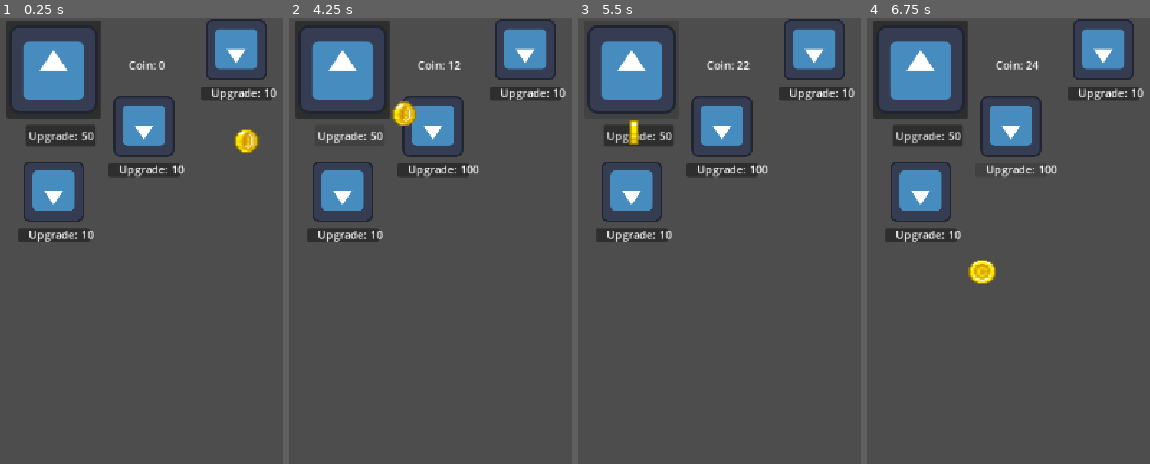
Above: before the commit, frames 1-4 (left to right).
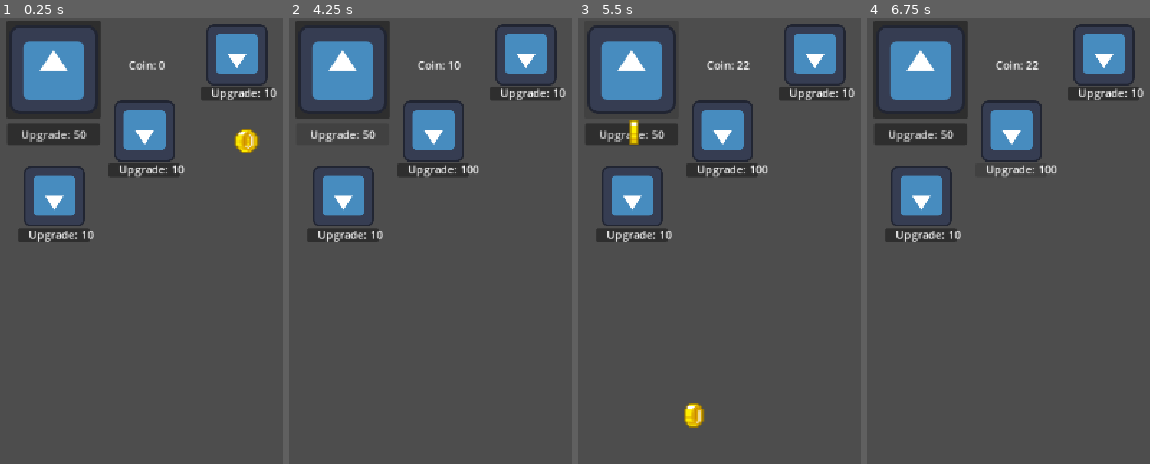
Above: after the commit, the same moments.

Repository: multii-RC/Clicker-Game-Real
Game: Godot game, scene res://Scenes/GameScene1.tscn
Same seed, same stepped clock (60 frames per second), same inputs: the game is played once before the commit and once after it. The project has no main scene, so this scene is started directly. The engine's default icon, where the game draws it, is replaced by a stand-in: a white triangle on a blue panel in a dark square.
Inputs (mouse positions are in pixels of both pictures, inside the frame that each line leads up to):
- Up to frame 1 (0.25 s): no input
- Up to frame 2 (4.25 s): click (342, 71) at 0.5 s; click "Upgrade: 50" at 1.25 s; click (433, 169) at 2.02 s; click (342, 71) at 2.75 s; click "Upgrade: 50" at 3.5 s
- Up to frame 3 (5.5 s): click (722, 169) at 4.27 s; click (631, 71) at 5 s
- Up to frame 4 (6.75 s): click "Upgrade: 50" at 5.75 s; click (1011, 169) at 6.52 s

The runs differ from the first frame. In frame 1, 3.6% of the frame differs, in the area x 2-95%, y 0-47%; in frame 2, 3.7%; in frame 3, 3.9%; in frame 4, 4.1%, in the area x 2-95%, y 0-60%.

Commit message:
Passive generator timer scaling through variable

Diff:
--- a/Scenes/GameScene1.tscn
+++ b/Scenes/GameScene1.tscn
@@ -36,6 +36,7 @@
 [node name="Passive Generator" parent="." unique_id=622182275 node_paths=PackedStringArray("Game") instance=ExtResource("3_heejh")]
 layout_mode = 1
 Game = NodePath("..")
+timeInterval = 2.5
 
 [node name="Passive Generator2" parent="." unique_id=588450597 node_paths=PackedStringArray("Game") instance=ExtResource("3_heejh")]
 layout_mode = 1
@@ -44,6 +45,7 @@
 offset_right = -1008.0
 offset_bottom = -292.0
 Game = NodePath("..")
+timeInterval = 1.0
 
 [node name="Passive Generator3" parent="." unique_id=1285935763 node_paths=PackedStringArray("Game") instance=ExtResource("3_heejh")]
 layout_mode = 1
@@ -52,6 +54,7 @@
 offset_right = -745.0
 offset_bottom = -496.0
 Game = NodePath("..")
+timeInterval = 5.0
 
 [connection signal="ClickerSignal" from="ClickerButton" to="." method="_on_clicker_signal"]
 [connection signal="CoinGenerated" from="Passive Generator" to="." method="_on_coin_generated"]
--- a/Scenes/clicker_button.tscn
+++ b/Scenes/clicker_button.tscn
@@ -14,10 +14,10 @@
 
 [node name="UpgradeButton" type="Button" parent="." unique_id=2096028657]
 layout_mode = 0
-offset_left = 28.0
-offset_top = 150.0
-offset_right = 109.0
-offset_bottom = 181.0
+offset_left = 1.0
+offset_top = 148.0
+offset_right = 135.0
+offset_bottom = 179.0
 text = "Upgrade:"
 
 [node name="RigidBody2D" parent="." unique_id=2136376879 instance=ExtResource("3_eiqog")]
--- a/Scenes/passive_generator.tscn
+++ b/Scenes/passive_generator.tscn
@@ -17,16 +17,11 @@
 script = ExtResource("1_oa0t0")
 
 [node name="TextureRect" type="TextureRect" parent="." unique_id=1796904039]
-layout_mode = 1
-anchors_preset = -1
-anchor_left = 0.63600004
-anchor_top = -0.96400005
-anchor_right = 0.63600004
-anchor_bottom = -0.96400005
-offset_left = -43.92401
-offset_top = -44.016
-offset_right = 44.07599
-offset_bottom = 43.984
+layout_mode = 0
+offset_left = 90.0
+offset_top = -91.0
+offset_right = 178.07599
+offset_bottom = -2.9240112
 texture = ExtResource("2_2lm5m")
 expand_mode = 5
 flip_v = true
@@ -55,5 +50,12 @@
 offset_bottom = 22.0
 text = "Upgrade:"
 
+[node name="CoinSpawn" type="Control" parent="." unique_id=10665723]
+anchors_preset = 0
+offset_left = 132.0
+offset_top = -53.0
+offset_right = 172.0
+offset_bottom = -13.0
+
 [connection signal="pressed" from="PassiveUpgradeButton" to="." method="_on_upgrade_button_pressed"]
 [connection signal="timeout" from="Timer" to="." method="_on_timer_timeout"]
--- a/Scripts/GameManager.gd
+++ b/Scripts/GameManager.gd
@@ -38,6 +38,7 @@
 	#ClickerStrength = ClickerStrength * 2
 ## Moved to Clicker
 
+
 #func _on_passive_upgrade_button_pressed() -> void:
 	#print("Passive Upgrade Pressed")
 	# Check Cost
@@ -46,7 +47,7 @@
 		#coin = coin - PassiveCost
 		#PassiveCost = PassiveCost * 10
 	# If have money: Double strength, Raise price
-
+	## Moved to passive
 
 
 #func _on_timer_timeout() -> void:
@@ -54,7 +55,7 @@
 	# Emit Signal
 	#coin += PassiveStrength
 	# Effects (Coin, Sound)
-
+	## Moved to passive
 
 func _on_coin_generated(PassiveStrength) -> void:
 	coin = coin + PassiveStrength
--- a/Scripts/clicker_button.gd
+++ b/Scripts/clicker_button.gd
@@ -19,6 +19,7 @@
 func _on_upgrade_button_pressed() -> void:
 	print("Upgrade Pressed")
 	if Game.coin >= ClickerStrength * 5:
+		## this not a UI thing?
 		Game.coin = Game.coin - ClickerStrength * 5
 		ClickerStrength = ClickerStrength * 2
 
--- a/Scripts/passive_generator.gd
+++ b/Scripts/passive_generator.gd
@@ -12,10 +12,13 @@
 
 @export var Game: Node
 
+@export var timeInterval: float
+
 # Called when the node enters the scene tree for the first time.
 func _ready() -> void:
 	PassiveCost = 10
 	PassiveStrength = 0
+	$Timer.wait_time = timeInterval
 
 
 # Called every frame. 'delta' is the elapsed time since the previous frame.
